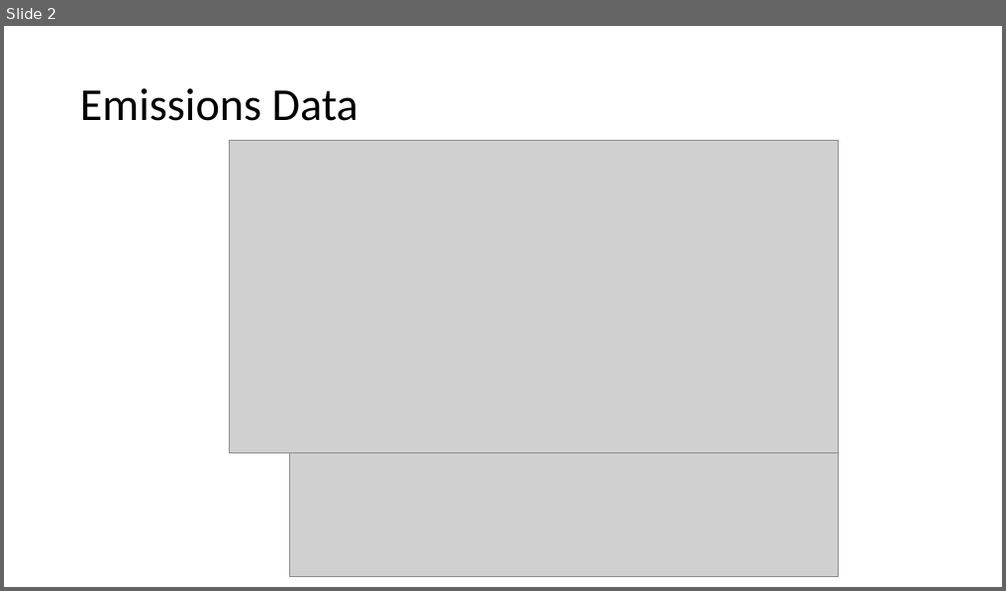
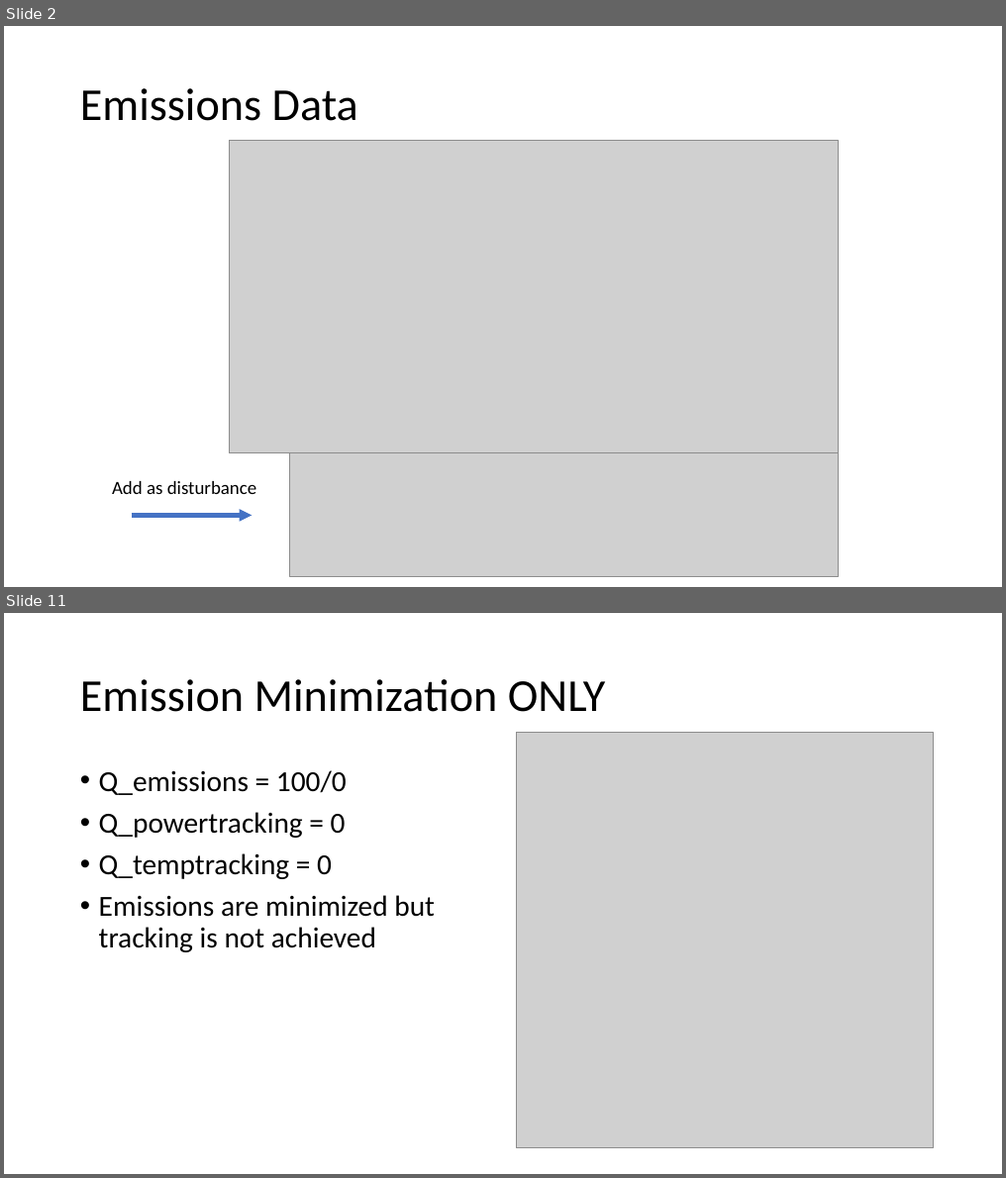
Before and after one commit to vijay092/lcdmpc, a slide deck: emissions.pptx. Shown one above the other, each under a label of ours: slide 2 before the commit, slides 2 and 11 after it; the slides between them are not shown. The pictures are 1006x591 and 1006x1178 pixels, drawn with LibreOffice and Linux fonts; fonts in the diff are those of the drawing; grey boxes stand for pictures. Boxes give left, top, right and bottom in pixels: in the first picture for what was removed or moved away, otherwise in the second. Text is boxed around its words. In the diff, an @@ line names an element or a change of style, - is before the commit and + after.

```diff
--- a/emissions.pptx
+++ b/emissions.pptx
@@ slide 11 added at (4, 613, 1002, 1174), background #FFFFFF @@
@@ title added at (80, 679, 606, 712), 44 pt, text #000000 @@
+Emission Minimization ONLY
@@ picture added at (516, 733, 934, 1149) @@
@@ text added at (99, 770, 435, 953), 28 pt, text #000000 @@
+• Q_emissions = 100/0
+• Q_powertracking = 0
+• Q_temptracking = 0
+• Emissions are minimized but tracking is not achieved
@@ slide 2 changed as well @@
@@ text added at (112, 481, 256, 494), 18 pt, text #000000 @@
+Add as disturbance
@@ arrow added from (132, 516) to (252, 516), #4472C4 4 pt @@
```
Also in this commit, not shown: 13 other slides added, 2 slides removed, 6 other files.
